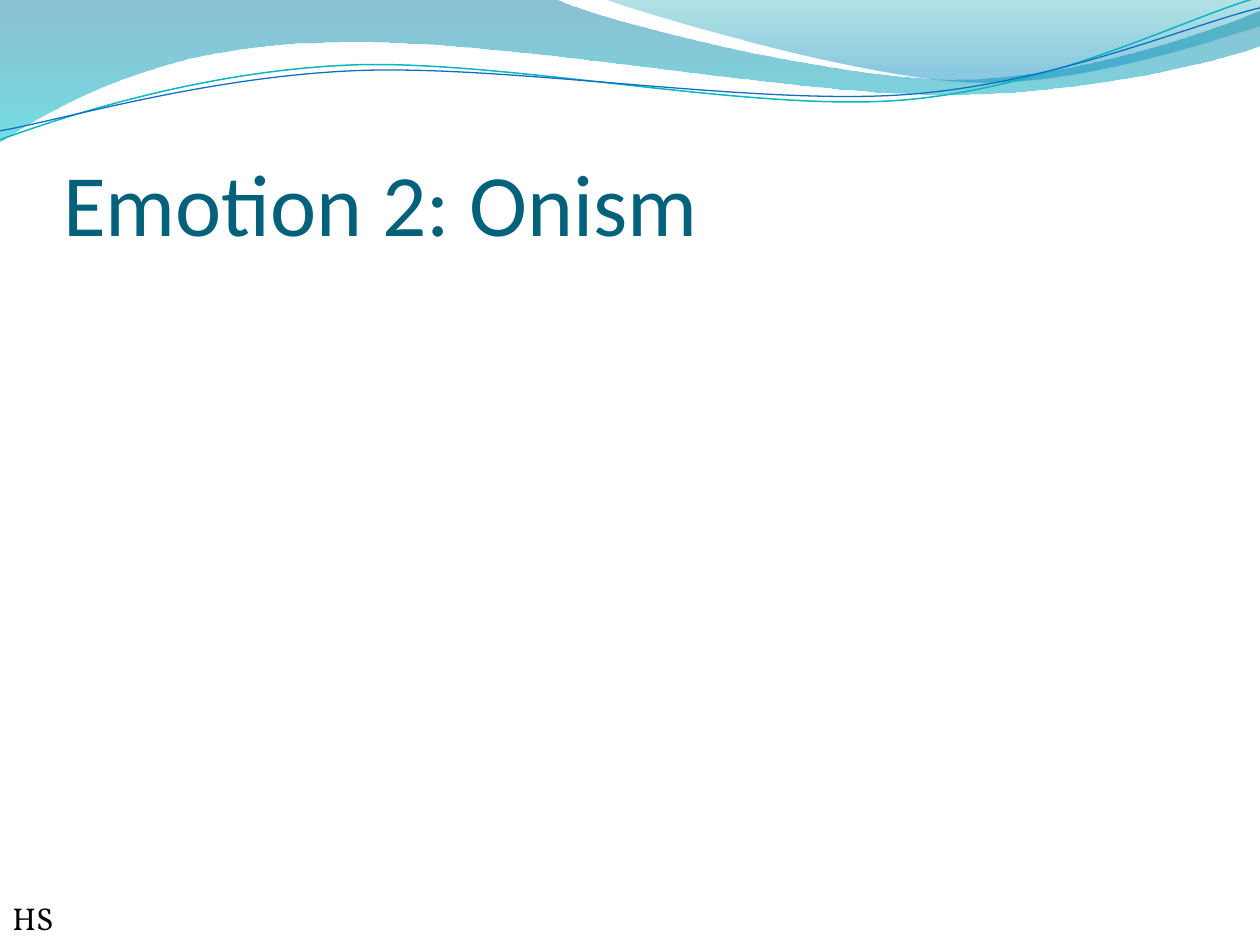
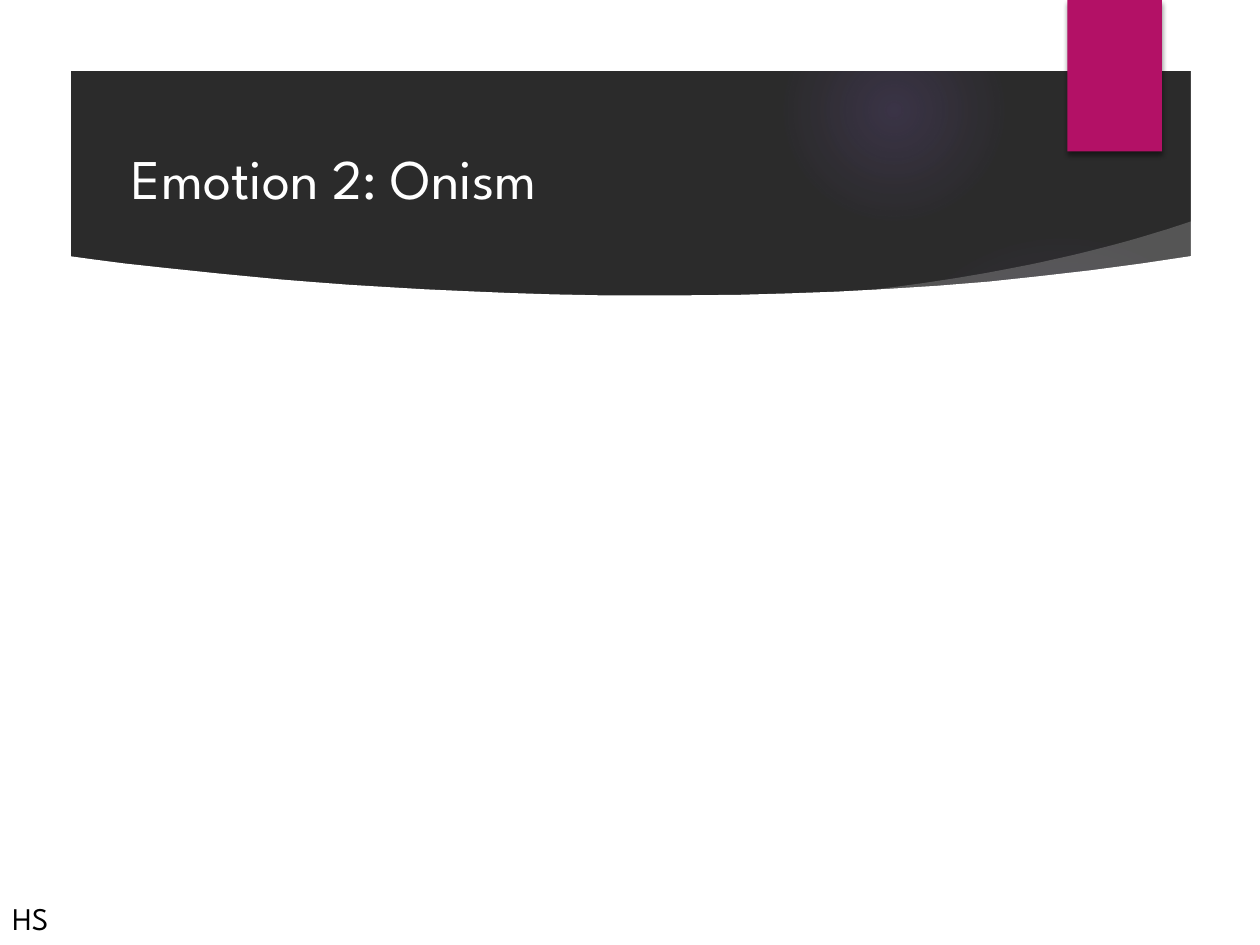
Before and after one commit to UoSGamesGroups/first-semester-l-4-5-group-5, a slide deck: slide 3 of Presentations/firstPresentation.pptx. Drawn at 1260x945 pixels with LibreOffice and Linux fonts; fonts in the diff are those of the drawing; background and template pictures are left out; a plain dark background stands for a picture behind light text. Boxes give left, top, right and bottom in pixels: in the first picture for what was removed or moved away, otherwise in the second. Text is boxed around its words. In the diff, an @@ line names an element or a change of style, - is before the commit and + after.

```diff
--- a/Presentations/firstPresentation.pptx
+++ b/Presentations/firstPresentation.pptx
@@ freeform shape removed at (x1=0, y1=0, x2=1260, y2=142) @@
@@ freeform shape removed at (x1=0, y1=0, x2=1260, y2=147) @@
@@ freeform shape removed at (x1=0, y1=8, x2=1260, y2=141) @@
@@ group added at (x1=0, y1=0, x2=1260, y2=945): 3 ellipses, 3 freeform shapes @@
@@ freeform shape removed at (x1=604, y1=0, x2=1260, y2=87) @@
@@ rectangle added at (x1=1067, y1=0, x2=1162, y2=151), fill #B31166 @@
@@ title "Emotion 2: Onism" moved from (x1=63, y1=175, x2=698, y2=237) to (x1=132, y1=161, x2=537, y2=200) @@
@@ title "Emotion 2: Onism" at (x1=132, y1=161, x2=537, y2=200): size 50 to 32 pt, font Calibri to League Spartan, text colour #04617B to #FFFFFF; vertical alignment bottom to middle @@
@@ text "HS" at (x1=12, y1=909, x2=48, y2=931): font Vollkorn to League Spartan @@
```
Also in this commit, not shown: 10 other slides changed, 1 other file.
